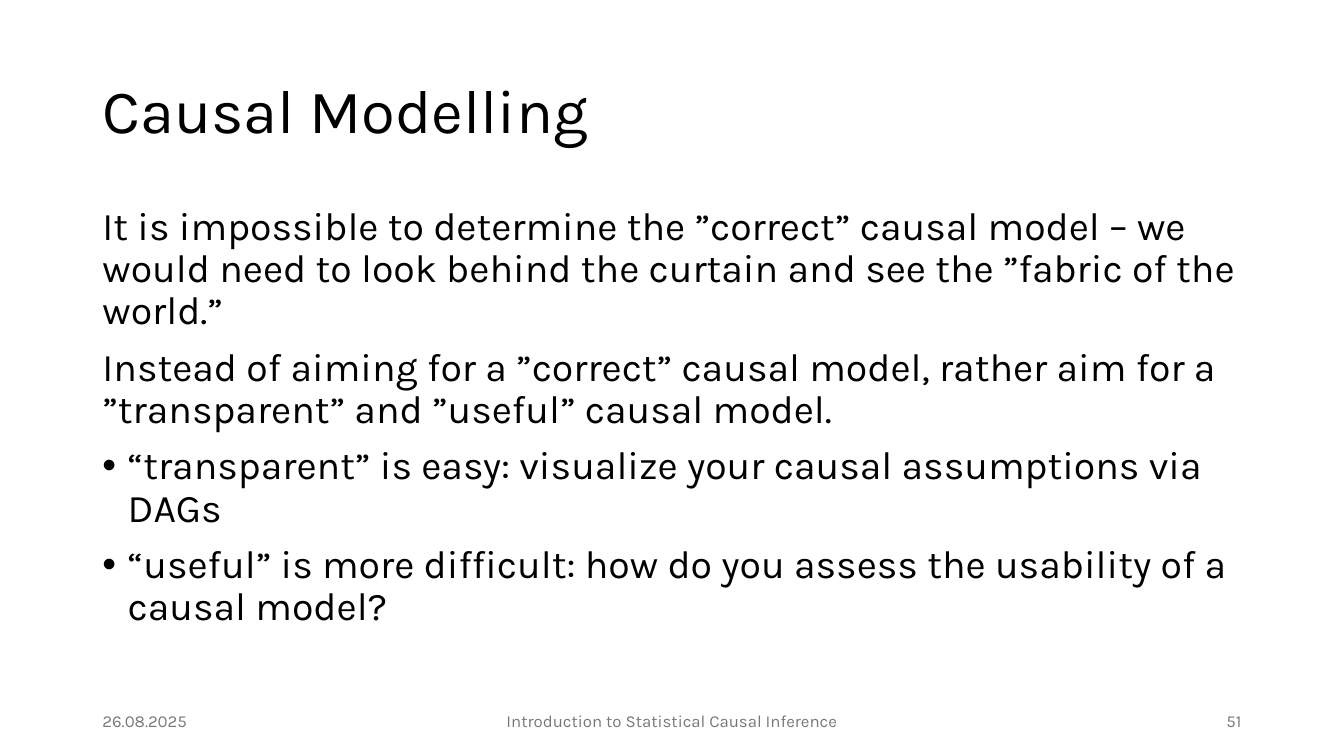
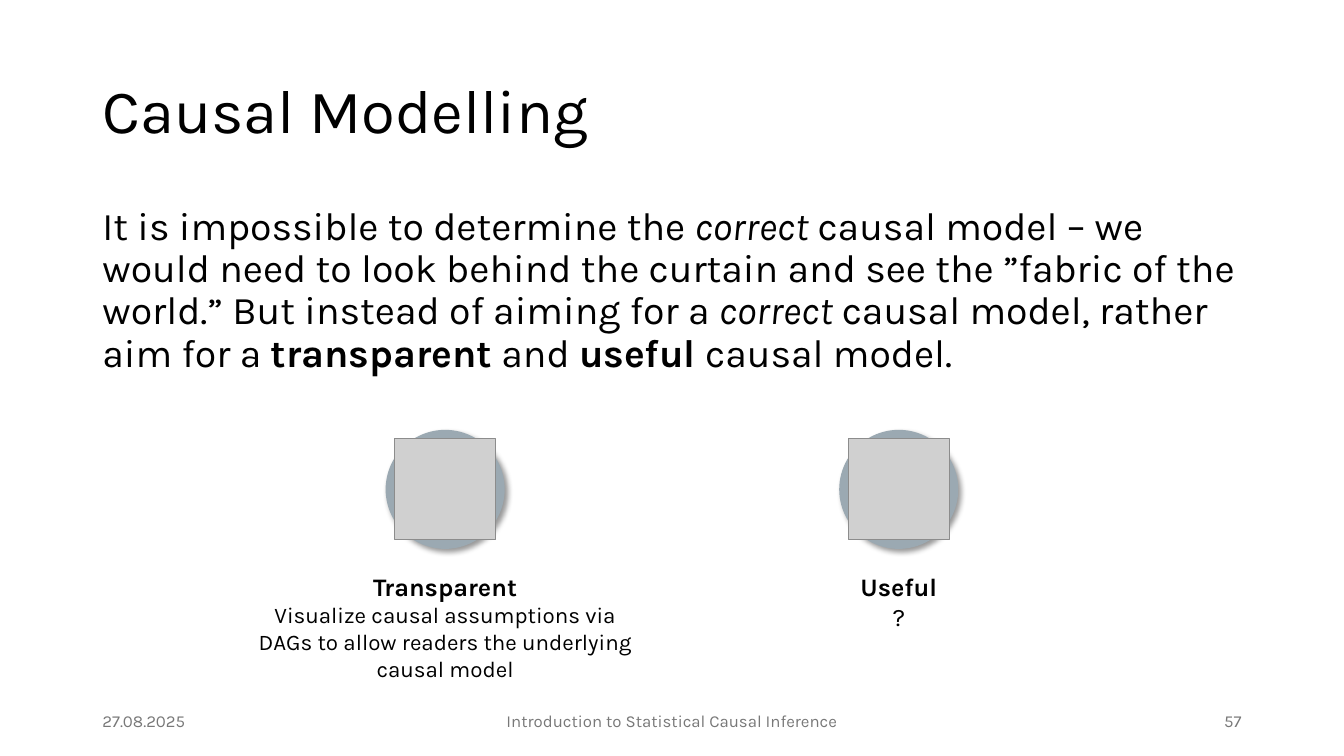
Before and after one commit to JulianFrattini/bda4sci, a slide deck: slide 57 of version2/slides/intro-sci.pptx (slide 51 before the commit). Drawn at 1344x756 pixels with LibreOffice and Linux fonts; fonts in the diff are those of the drawing; grey boxes stand for pictures; background and template pictures are left out. Boxes give left, top, right and bottom in pixels: in the first picture for what was removed or moved away, otherwise in the second. Text is boxed around its words. In the diff, an @@ line names an element or a change of style, - is before the commit and + after.

```diff
--- a/version2/slides/intro-sci.pptx
+++ b/version2/slides/intro-sci.pptx
@@ text at (102,213,1234,377): text changed @@
-It is impossible to determine the ”correct” causal model – we would need to look behind the curtain and see the ”fabric of the world.”
-Instead of aiming for a ”correct” causal model, rather aim for a ”transparent” and ”useful” causal model.
-• “transparent” is easy: visualize your causal assumptions via DAGs
-• “useful” is more difficult: how do you assess the usability of a causal model?
+It is impossible to determine the correct causal model – we would need to look behind the curtain and see the ”fabric of the world.” But instead of aiming for a correct causal model, rather aim for a transparent and useful causal model.
@@ ellipse added at (386,430,505,548), fill #9BA9B2 @@
@@ picture added at (395,440,496,540) @@
@@ ellipse added at (840,430,959,548), fill #9BA9B2 @@
@@ picture added at (849,440,950,540) @@
@@ text added at (259,579,631,678), 16 pt, text #000000 @@
+Transparent
+Visualize causal assumptions via DAGs to allow readers the underlying causal model
@@ text added at (860,578,937,597), 18 pt, text #000000, bold @@
+Useful
+?
@@ text at (102,716,185,727): text changed @@
-26.08.2025
+27.08.2025
@@ page number at (1224,716,1241,727): text changed @@
-51
+57
```
Also in this commit, not shown: 61 other slides changed, 8 slides added, 2 slides removed, 7 other files.
